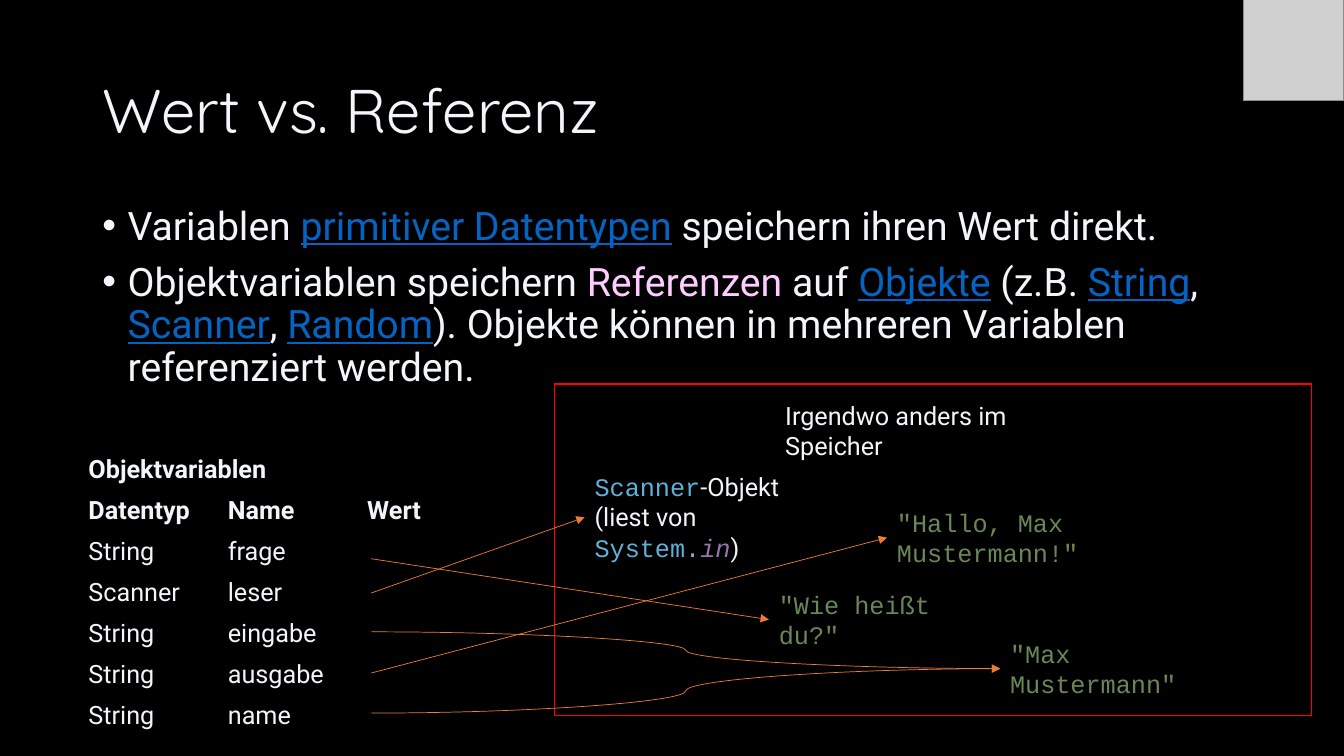
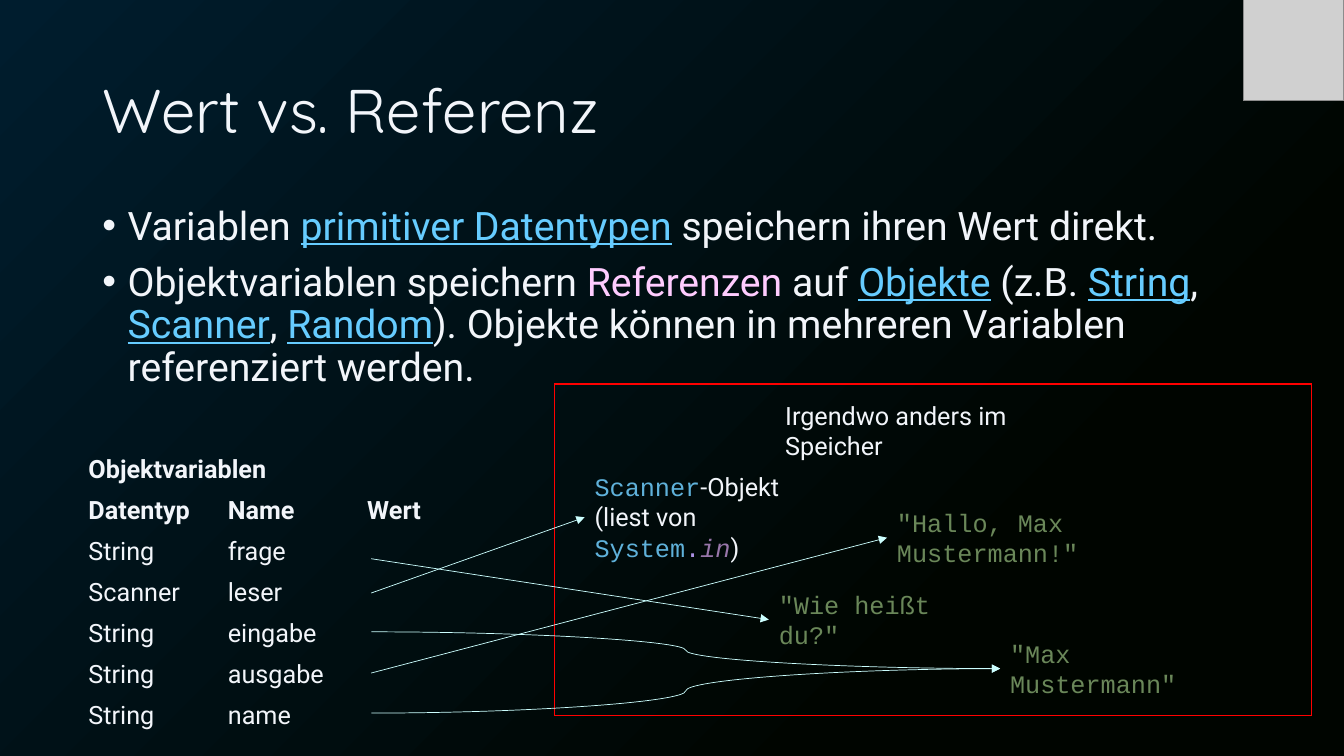
Before and after one commit to Cactusroot/Java, a slide deck: slide 21 of src/Java.pptx (slide 20 before the commit). Drawn at 1344x756 pixels with LibreOffice and Linux fonts; fonts in the diff are those of the drawing; grey boxes stand for pictures. Boxes give left, top, right and bottom in pixels: in the first picture for what was removed or moved away, otherwise in the second. Text is boxed around its words. In the diff, an @@ line names an element or a change of style, - is before the commit and + after.

```diff
--- a/src/Java.pptx
+++ b/src/Java.pptx
@@ background #000000 to gradient #001D2E to #000500 @@
@@ text "Variablen primitiver Datentypen speichern ihren ..." at (128,210,1198,382): text colour #0563C1 to #66CCFF in "primitiver Datentypen", "Objekte String, Scanner, Random)." @@
@@ arrow (371, 593) - (585, 517): stroke #ED7D31 0.5 pt to #CCFFFF 0.5 pt @@
@@ arrow (371, 674) - (887, 537): stroke #ED7D31 0.5 pt to #CCFFFF 0.5 pt @@
@@ arrow (371, 559) - (769, 620): stroke #ED7D31 0.5 pt to #CCFFFF 0.5 pt @@
@@ curved arrow (371, 632) - (1000, 668): stroke #ED7D31 0.5 pt to #CCFFFF 0.5 pt @@
@@ curved arrow (371, 713) - (1000, 668): stroke #ED7D31 0.5 pt to #CCFFFF 0.5 pt @@
```
Also in this commit, not shown: 108 other slides changed, 4 slides added, 1 slide removed, 1 other file.
